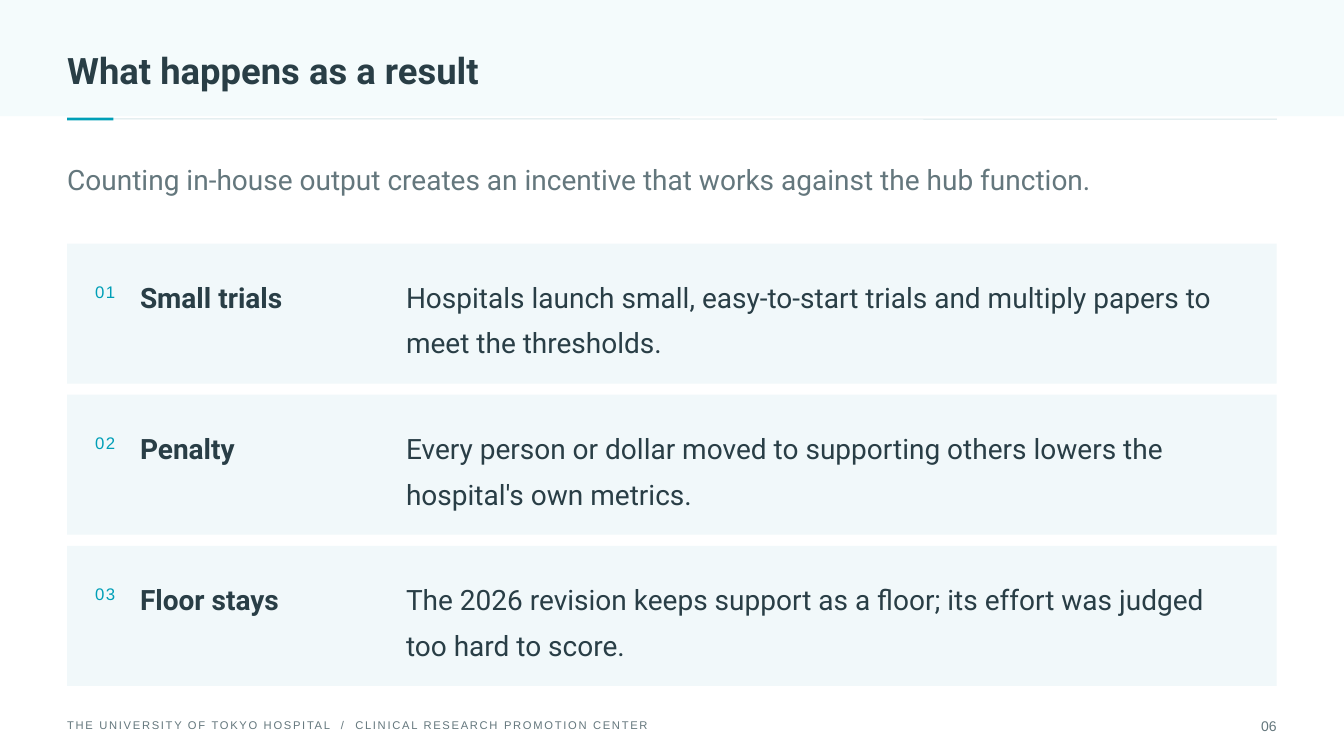
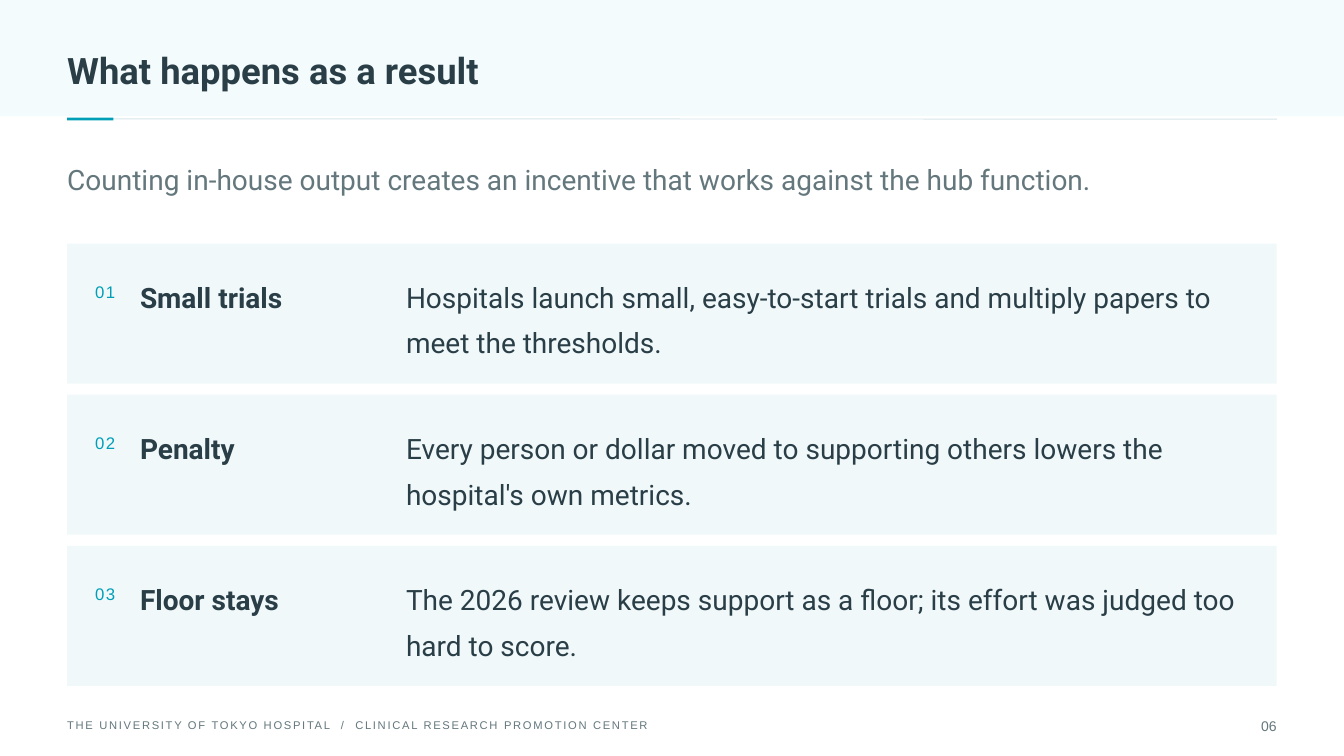
Before and after one commit to utokyo-crpc/slides, a slide deck: slide 6 of 20261008-vanderbilt/deck-16x9.pptx. Drawn at 1344x756 pixels with LibreOffice and Linux fonts; fonts in the diff are those of the drawing. Boxes give left, top, right and bottom in pixels: in the first picture for what was removed or moved away, otherwise in the second. Text is boxed around its words. In the diff, an @@ line names an element or a change of style, - is before the commit and + after.

```diff
--- a/20261008-vanderbilt/deck-16x9.pptx
+++ b/20261008-vanderbilt/deck-16x9.pptx
@@ text at bbox=[406, 588, 1235, 657]: text changed @@
-The 2026 revision keeps support as a floor; its effort was judged too hard to score.
+The 2026 review keeps support as a floor; its effort was judged too hard to score.
```
Also in this commit, not shown: 3 other slides changed, 5 other files.
